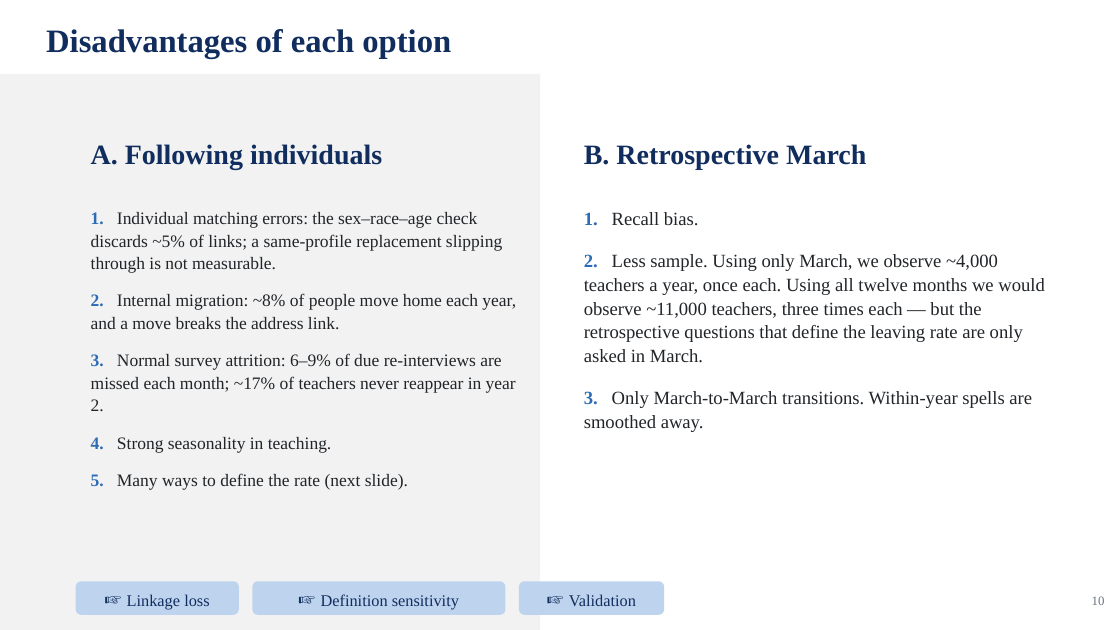
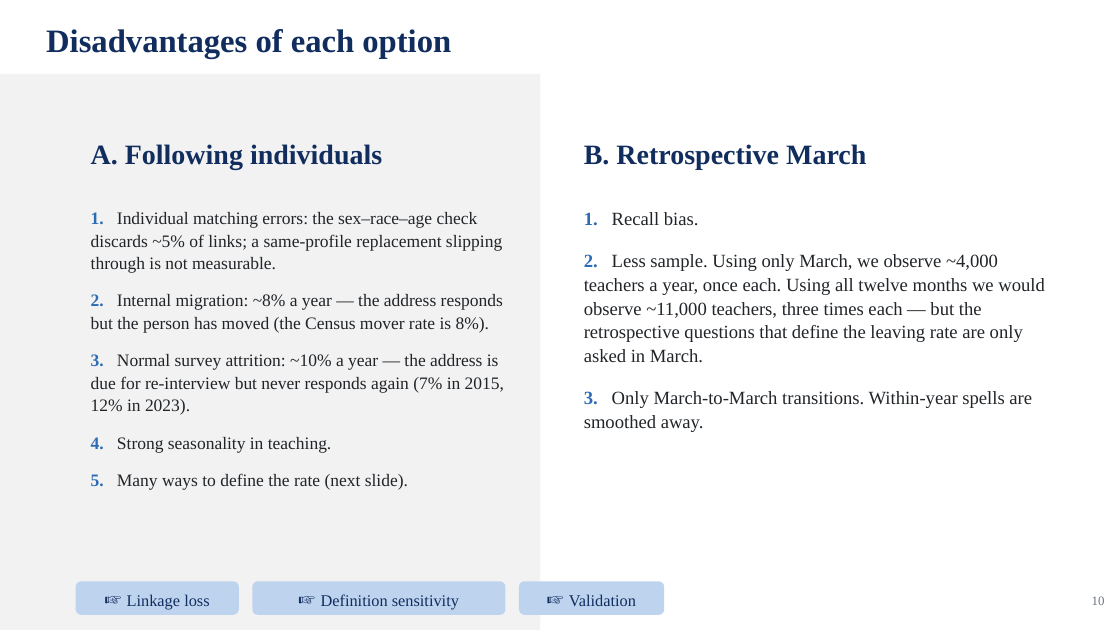
Before and after one commit to jedr1-ship-it/Alternative-Pathways----Quant, a slide deck: slide 10 of report/data_cluster/Proyect_US_cluster.pptx. Drawn at 1120x630 pixels with LibreOffice and Linux fonts; fonts in the diff are those of the drawing. Boxes give left, top, right and bottom in pixels: in the first picture for what was removed or moved away, otherwise in the second. Text is boxed around its words. In the diff, an @@ line names an element or a change of style, - is before the commit and + after.

```diff
--- a/report/data_cluster/Proyect_US_cluster.pptx
+++ b/report/data_cluster/Proyect_US_cluster.pptx
@@ text at <box>91,294,504,415</box>: text changed @@
-2. Internal migration: ~8% of people move home each year, and a move breaks the address link.
-3. Normal survey attrition: 6–9% of due re-interviews are missed each month; ~17% of teachers never reappear in year 2.
+2. Internal migration: ~8% a year — the address responds but the person has moved (the Census mover rate is 8%).
+3. Normal survey attrition: ~10% a year — the address is due for re-interview but never responds again (7% in 2015, 12% in 2023).
```
Also in this commit, not shown: 4 other files.
